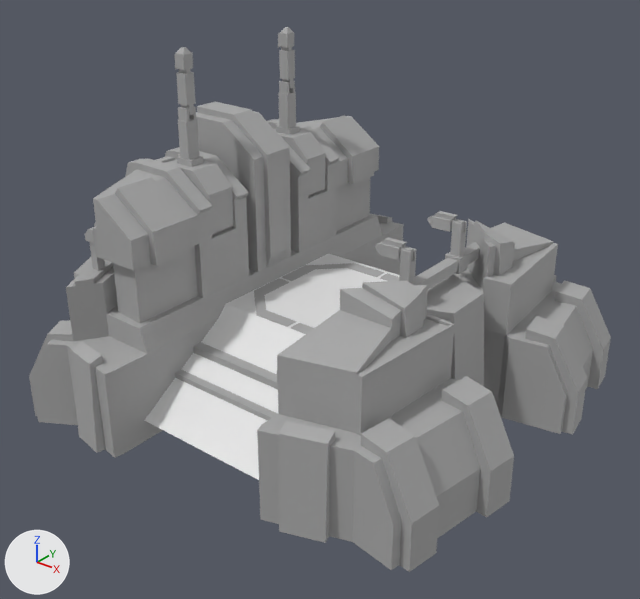
Before and after pictures for a commit that changed the FBX model art/original_models/L_bot_factory_adv.FBX.
Rendered twice from a 50 mm lens placed at (48.7, -63.8, 46.4), pointed at (0.0, -2.9, 8.7). Lighting does not change. The marker at lower left points along +X, +Y and +Z. Vertices at the same position are counted once.

The first picture shows 'L_bot_factory_adv', 'L_bot_factory_adv_nav'.
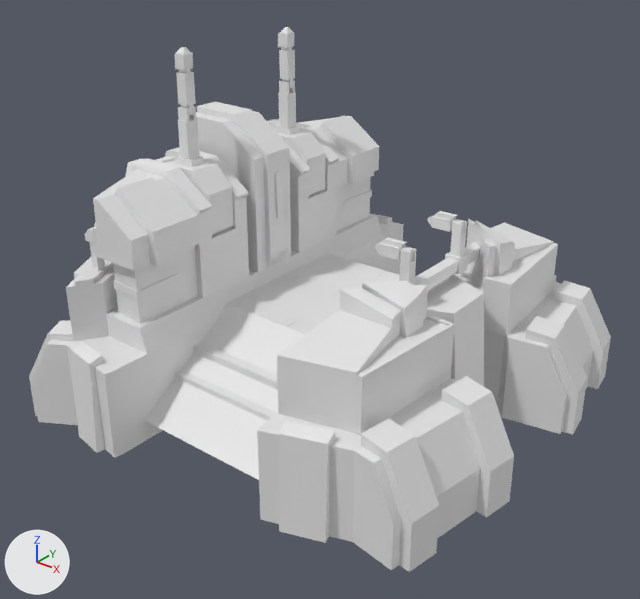
The change in detail:
me_mesh is used by ob_l_bot_factory_adv; location (0.0, 0.0, 0.0).
me_mesh had 1316 vertices, 2300 faces and spanned x -25.0..23.3, y -24.0..24.4, z -2.2..31.9.
me_mesh now has 1348 vertices, 2372 faces and spans x -25.0..23.3, y -24.0..24.4, z -2.2..31.9.
Part 1, on me_mesh:
4 vertices are removed from x -13.3..-12.1, y -7.3..7.1, z 21.2.
24 faces are deleted.
28 vertices are added at x -14.9..-7.8, y -17.9..18.3, z 11.4..19.2.
12 new vertices lie (0.0, 0.0, 0.9) away from vertices in x -14.9..-9.1, y -17.9..18.3, z 11.4.
98 new faces join them.
Part 2, on me_mesh:
1 vertex is removed from x -13.2, y -7.3, z 30.0.
16 faces are deleted.
16 new faces join them.
Part 3, on me_mesh:
2 vertices are removed from x 10.0..11.1, y -3.9..4.1, z 12.8..17.2.
69 faces are deleted.
67 new faces join them.
me_mesh part 4: 2192 faces spanning x -25.0..23.3, y -24.0..24.4, z -2.2..31.9 switch from mat_lambert1 (grey #aaaaaa) to no material.

Location of each change, (x1, y1, x2, y2) in pixels of the pictures (640 x 599 px; the box of a moved part takes in the faces that stretch with it):
part 1 of me_mesh, built on: before (113, 149, 370, 323); after (113, 149, 372, 323)
part 2 of me_mesh, moved or reshaped: (174, 48, 193, 70) in both
part 3 of me_mesh, moved or reshaped: (380, 215, 467, 284) in both
part 4 of me_mesh, recoloured: (29, 27, 611, 572) in both
